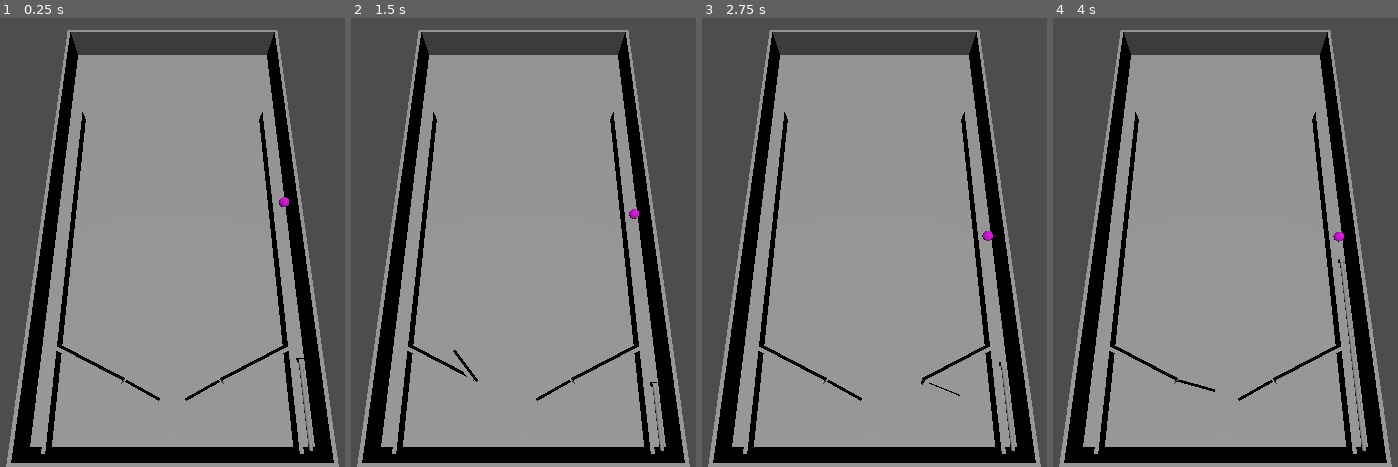
Above: before the commit, frames 1-4 (left to right).
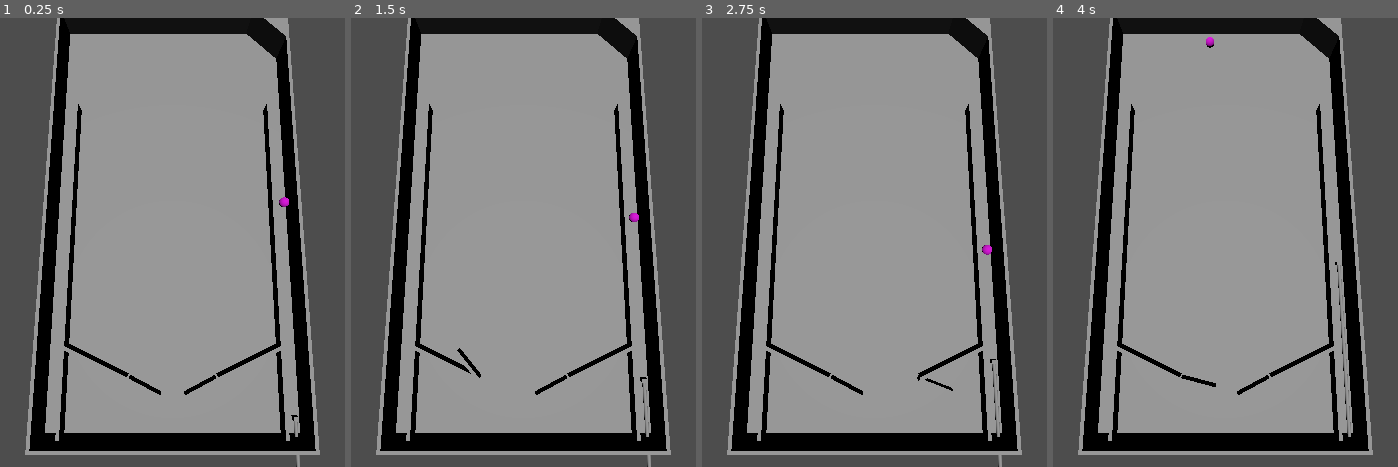
Above: after the commit, the same moments.

Repository: DrOtter3000/chaospinball
Game: Godot game, scene res://game.tscn
Two runs of this game, one before a commit and one after it. Both use one fixed random seed, a clock stepped at 60 frames per second and the inputs below.
Inputs:
- Up to frame 1 (0.25 s): no input
- Up to frame 2 (1.5 s): tap Enter at 0.5 s; hold D (right) 0.53-1.28 s; tap Space (fire) at 0.6, 1.35 s; hold A (left) from 1.28 s (still down)
- Up to frame 3 (2.75 s): release A (left) at 2.03 s; hold D (right) from 2.03 s (still down); tap Space (fire) at 2.1 s
- Up to frame 4 (4 s): tap Space (fire) at 2.85, 3.6 s; release D (right) at 3.53 s; hold A (left) from 3.53 s (still down)

The runs differ from the first frame. In frame 1, 23% of the frame differs, in the area x 1-99%, y 0-100%; in frame 2, 23%; in frame 3, 23%; in frame 4, 23%.

Commit message:
fix spring position

Diff:
--- a/game.tscn
+++ b/game.tscn
@@ -13,7 +13,7 @@
 current = true
 
 [node name="Machine" parent="." instance=ExtResource("1_ytd86")]
-transform = Transform3D(1, 0, 0, 0, 0.951148, 0.308735, 0, -0.308735, 0.951148, 0, 0, 0)
+transform = Transform3D(1, 0, 0, 0, 0.900098, 0.435687, 0, -0.435687, 0.900098, 0, 0, 0)
 
 [node name="Ball" parent="." instance=ExtResource("2_nb2sy")]
-transform = Transform3D(1, 0, 0, 0, 1, 0, 0, 0, 1, -34.347, 4.43002, 0.30988)
+transform = Transform3D(1, 0, 0, 0, 0.804085, -0.594514, 0, 0.594514, 0.804085, -34.347, 4.43002, 0.30988)
--- a/machine.tscn
+++ b/machine.tscn
@@ -53,6 +53,13 @@
 
 [sub_resource type="ConcavePolygonShape3D" id="ConcavePolygonShape3D_tqekk"]
 data = PackedVector3Array(-0.5, 2, 10, 0.5, 2, 10, -0.5, -2, 10, 0.5, 2, 10, 0.5, -2, 10, -0.5, -2, 10, 0.5, 2, -10, -0 …(392 unchanged characters)…
+
+[sub_resource type="PrismMesh" id="PrismMesh_bgyig"]
+left_to_right = 0.0
+size = Vector3(10, 10, 10)
+
+[sub_resource type="BoxShape3D" id="BoxShape3D_wtfv0"]
+size = Vector3(20, 20, 10)
 
 [sub_resource type="Animation" id="Animation_ndqnw"]
 resource_name = "fire"
@@ -191,6 +198,16 @@
 [node name="CollisionShape3D" type="CollisionShape3D" parent="InnerWalls/MeshInstance3D4/StaticBody3D"]
 shape = SubResource("ConcavePolygonShape3D_tqekk")
 
+[node name="MeshInstance3D5" type="MeshInstance3D" parent="InnerWalls"]
+transform = Transform3D(-4.37114e-08, 1, -4.37114e-08, 0, -4.37114e-08, -1, -1, -4.37114e-08, 1.91069e-15, -30.9572, 4.57269, 59.5373)
+mesh = SubResource("PrismMesh_bgyig")
+
+[node name="StaticBody3D" type="StaticBody3D" parent="InnerWalls/MeshInstance3D5"]
+
+[node name="CollisionShape3D" type="CollisionShape3D" parent="InnerWalls/MeshInstance3D5/StaticBody3D"]
+transform = Transform3D(0.707107, -0.707107, 0, 0.707107, 0.707107, -8.35187e-23, 3.41761e-14, 1.35106e-15, 1, -7.38038, -6.71829, -4.76837e-07)
+shape = SubResource("BoxShape3D_wtfv0")
+
 [node name="Flippers" type="Node3D" parent="."]
 
 [node name="LeftFlipper" parent="Flippers" instance=ExtResource("1_hxrte")]
@@ -200,7 +217,7 @@
 transform = Transform3D(0.901833, 0, 0.432086, 0, 1, 0, -0.432086, 0, 0.901833, -12.5, 2.5, -49.25)
 
 [node name="Spring" parent="." instance=ExtResource("4_ewm78")]
-transform = Transform3D(1, 0, 0, 0, 1, 0, 0, 0, 1, -34.1941, 2.30151, -69.1073)
+transform = Transform3D(1, 0, 0, 0, 1, 0, 0, 0, 1, -34.194, 2.302, -85)
 
 [node name="AnimationPlayer" type="AnimationPlayer" parent="."]
 libraries = {
Not shown: 1 places in machine.tscn that only renumber resources
